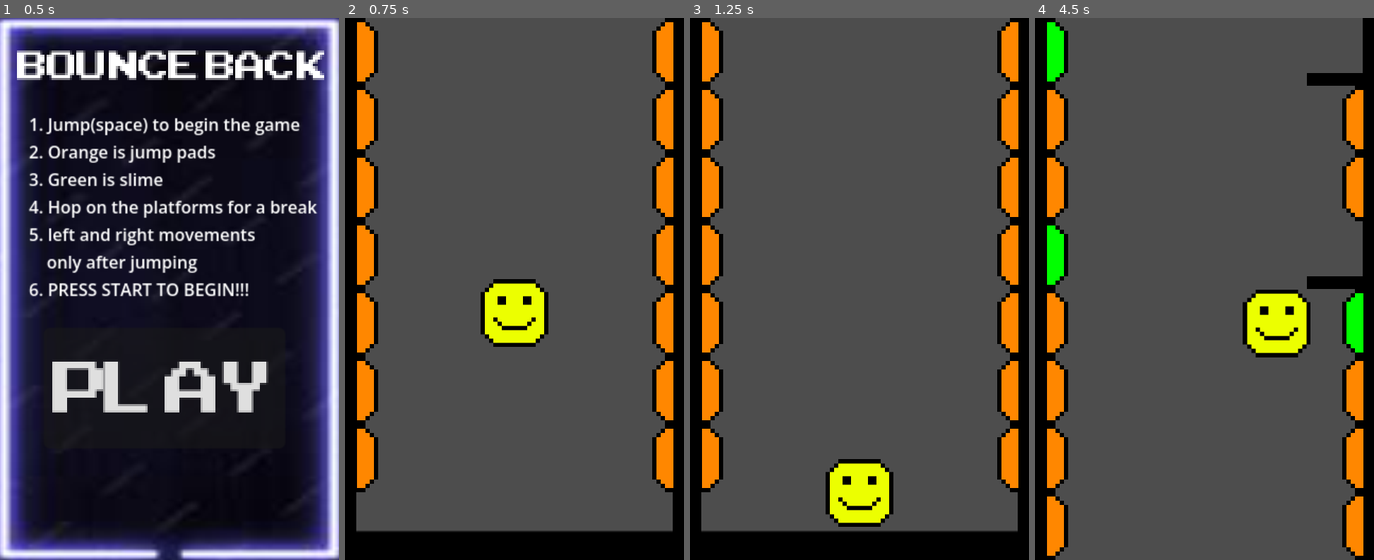
Above: before the commit, frames 1-4 (left to right).
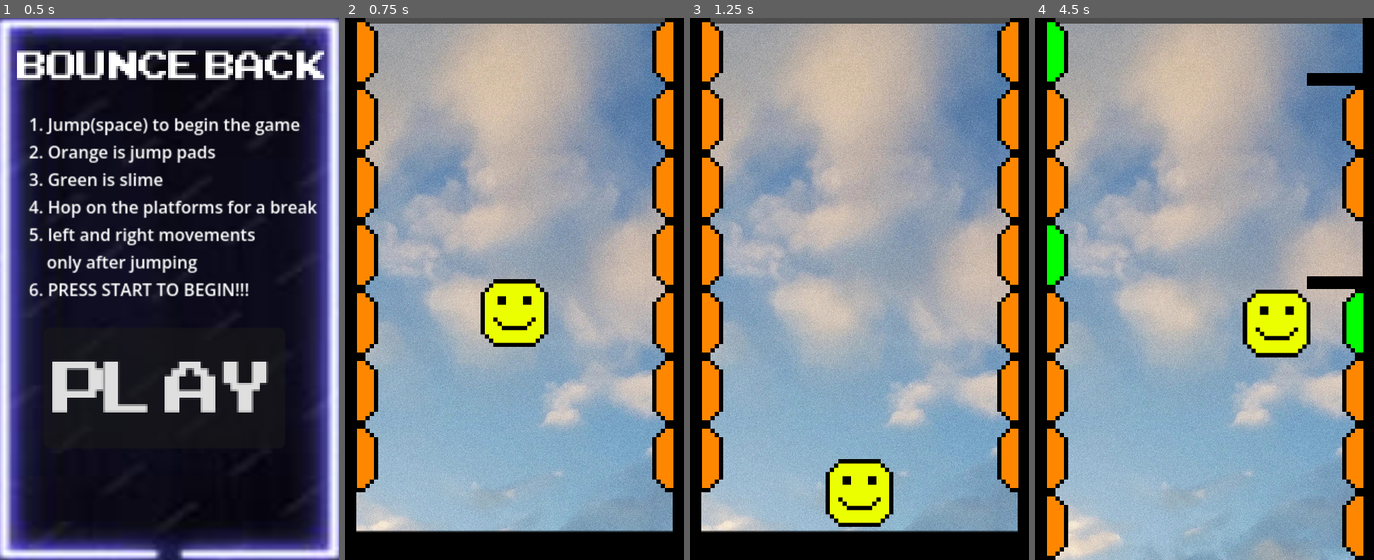
Above: after the commit, the same moments.

Repository: krazybaboon17/BounceBack
Game: Godot game, scene res://assets/scenes/main_menu.tscn
Two runs of this game, one before a commit and one after it. Both use one fixed random seed, a clock stepped at 60 frames per second and the inputs below.
Inputs:
- Up to frame 1 (0.5 s): no input
- Up to frame 2 (0.75 s): click "Play" at 0.5 s
- Up to frame 3 (1.25 s): no input
- Up to frame 4 (4.5 s): hold Space (space) 1.28-2.03 s; hold Right (right) 1.28-2.78 s; tap Space (space) at 2.1, 3.6 s; hold Left (left) 2.78-3.53 s; hold Space (space) 2.78-3.53 s; hold Right (right) from 3.53 s (still down); hold Space (space) from 4.28 s (still down)

Frame 1 is identical in both runs. In frame 2, 76% of the frame differs, in the area x 3-97%, y 1-95%; in frame 3, 76%; in frame 4, 80%, in the area x 6-97%, y 1-100%.

Commit message:
changed background

Diff:
--- a/assets/scenes/end_screen.tscn
+++ b/assets/scenes/end_screen.tscn
@@ -2,7 +2,7 @@
 
 [ext_resource type="Script" uid="uid://dcb1eyxvfxv4f" path="res://assets/scripts/end_screen.gd" id="1_lg15y"]
 [ext_resource type="FontFile" uid="uid://ouhxcdkqwe2s" path="res://assets/fonts/ARCADECLASSIC.TTF" id="1_ykoqj"]
-[ext_resource type="Texture2D" uid="uid://ch761puxmgtxq" path="res://assets/images/endBackground.jpg" id="2_sltoc"]
+[ext_resource type="Texture2D" uid="uid://bvuqyqr11s7or" path="res://assets/images/orangeBackground.jpg" id="2_sltoc"]
 
 [node name="EndScreen" type="Control" unique_id=452762184]
 layout_mode = 3
@@ -13,10 +13,11 @@
 
 [node name="TextureRect" type="TextureRect" parent="." unique_id=1423135549]
 layout_mode = 0
-offset_left = -104.0
-offset_top = -96.0
-offset_right = 576.0
-offset_bottom = 864.0
+offset_left = -54.0
+offset_top = 2.0
+offset_right = 1899.3333
+offset_bottom = 2882.0
+scale = Vector2(0.3, 0.3)
 texture = ExtResource("2_sltoc")
 
 [node name="Label" type="Label" parent="." unique_id=596504178]
--- a/assets/scenes/main.tscn
+++ b/assets/scenes/main.tscn
@@ -1,6 +1,7 @@
-[gd_scene format=3 uid="uid://s8bh27bxxvwq"]
+[gd_scene format=3 uid="uid://ytqxs36g85id"]
 
 [ext_resource type="Script" uid="uid://j6fupwvsffab" path="res://assets/scripts/main.gd" id="1_6rsl6"]
+[ext_resource type="Texture2D" uid="uid://c3nrmqxbfrabr" path="res://assets/images/skyBackground 22.jpg" id="3_etxf0"]
 [ext_resource type="PackedScene" uid="uid://bv60yvwrt2ro6" path="res://assets/scenes/ground.tscn" id="6_ytb86"]
 [ext_resource type="PackedScene" uid="uid://bir3u3c7je65t" path="res://assets/scenes/player.tscn" id="7_rin3v"]
 [ext_resource type="PackedScene" uid="uid://bslk3gi0a3oko" path="res://assets/scenes/base_wall.tscn" id="8_ahyqc"]
@@ -11,6 +12,14 @@
 [node name="Main2" type="Node2D" unique_id=842726938]
 script = ExtResource("1_6rsl6")
 groundNode = ExtResource("6_ytb86")
+
+[node name="TextureRect" type="TextureRect" parent="." unique_id=916157701]
+offset_left = 10.0
+offset_top = 8.0
+offset_right = 1090.0
+offset_bottom = 1928.0
+scale = Vector2(0.45, 0.45)
+texture = ExtResource("3_etxf0")
 
 [node name="Die" type="Area2D" parent="." unique_id=803480815]
 
Binary file added: assets/images/orangeBackground.jpg
Not shown, added: assets/images/orangeBackground.jpg.import
Binary file added: assets/images/skyBackground 22.jpg
Not shown, added: assets/images/skyBackground 22.jpg.import
